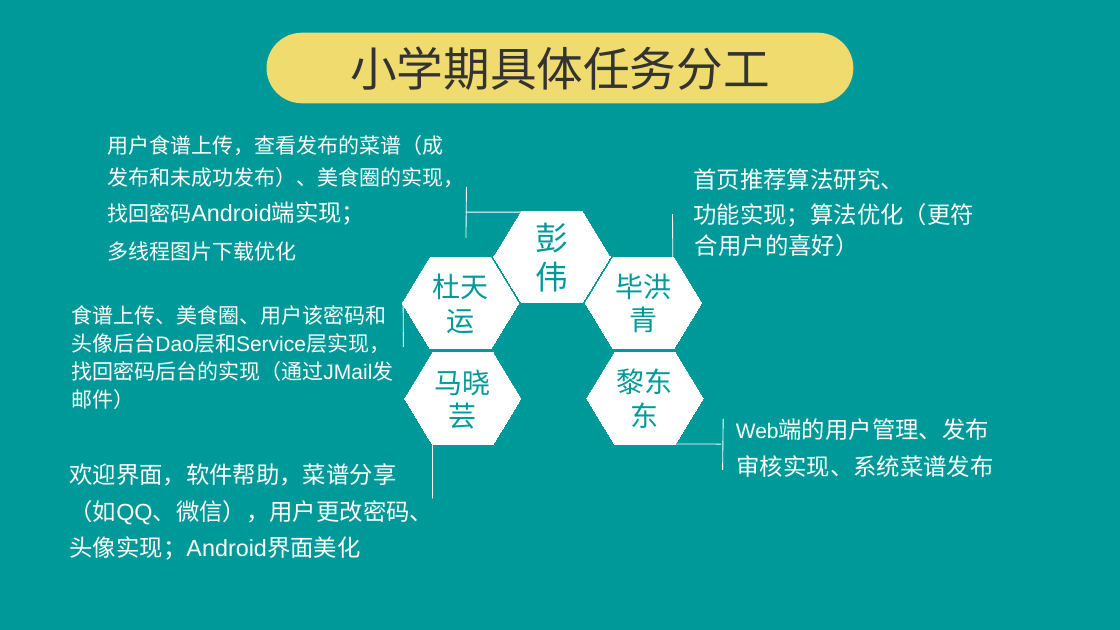
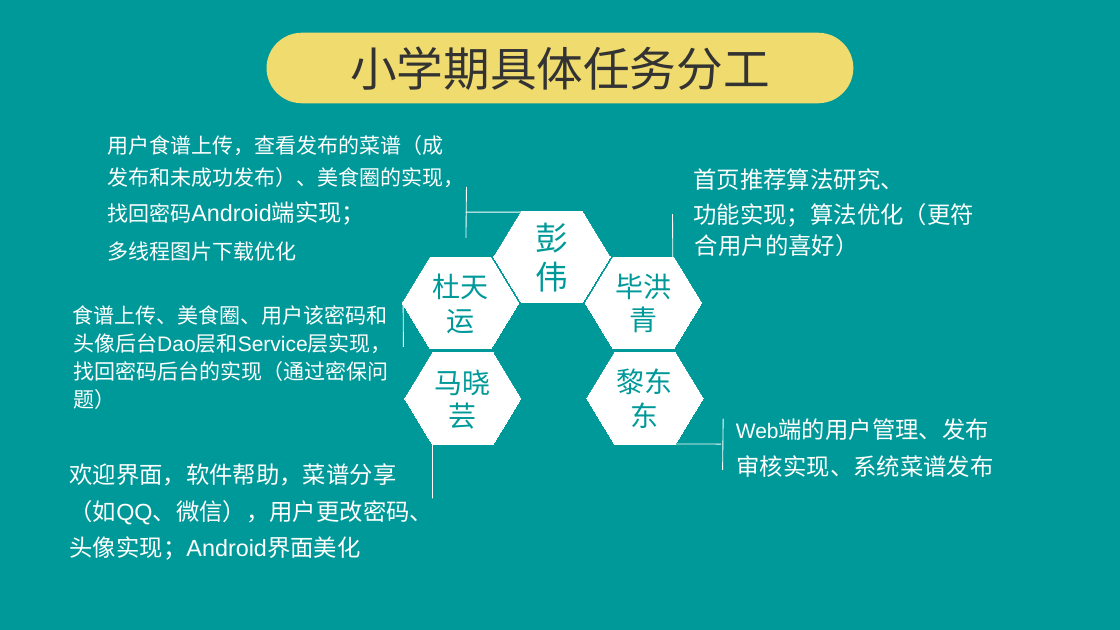
Before and after one commit to pwalan/Food_of_World, a slide deck: slide 4 of 实验报告/美食天下小学期计划.pptx. Drawn at 1120x630 pixels with LibreOffice and Linux fonts; fonts in the diff are those of the drawing; background and template pictures are left out. Boxes give left, top, right and bottom in pixels: in the first picture for what was removed or moved away, otherwise in the second. Text is boxed around its words. In the diff, an @@ line names an element or a change of style, - is before the commit and + after.

Commit message:
some change

```diff
--- a/实验报告/美食天下小学期计划.pptx
+++ b/实验报告/美食天下小学期计划.pptx
@@ text at (73,305,392,409): text changed @@
-食谱上传、美食圈、用户该密码和头像后台Dao层和Service层实现，找回密码后台的实现（通过JMail发邮件）
+食谱上传、美食圈、用户该密码和头像后台Dao层和Service层实现，找回密码后台的实现（通过密保问题）
```
